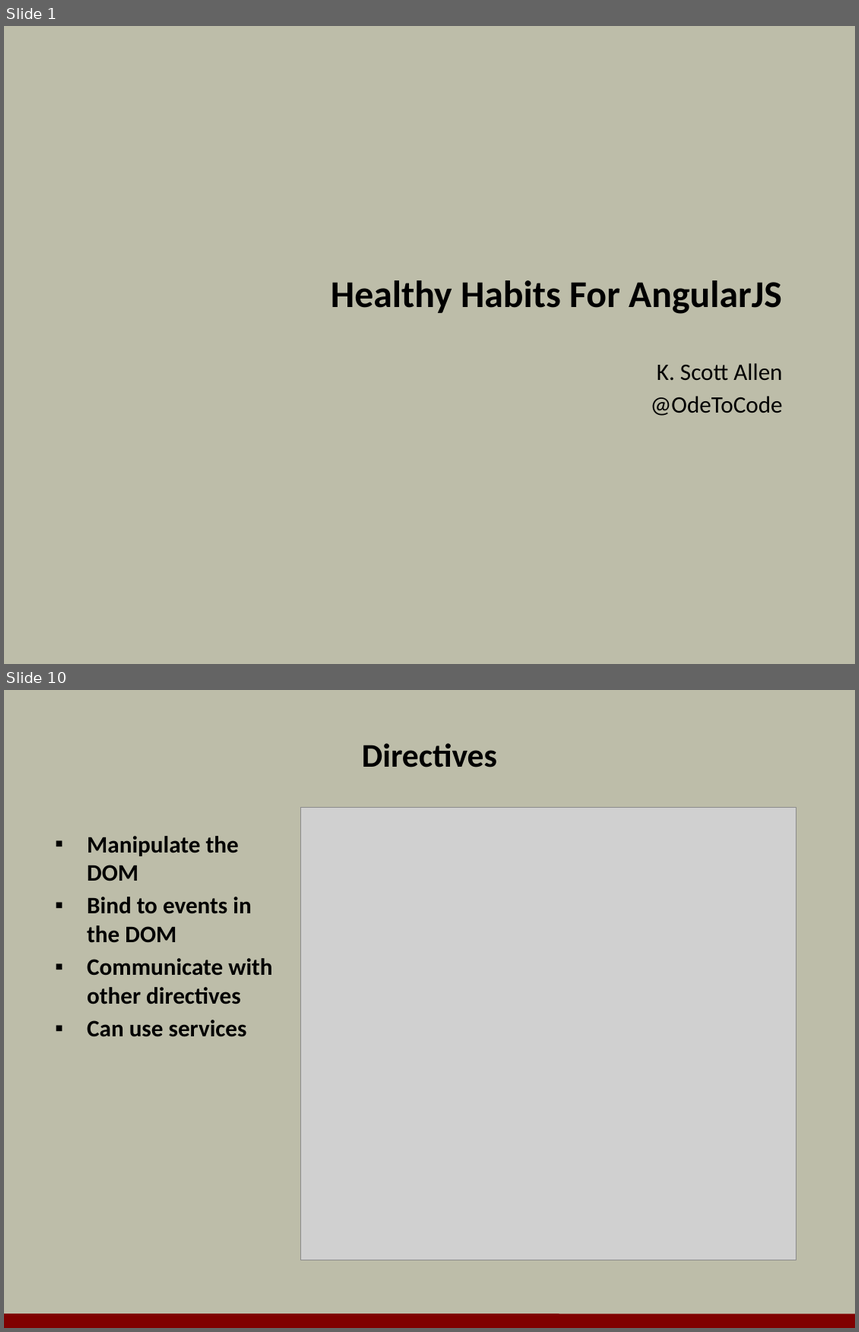
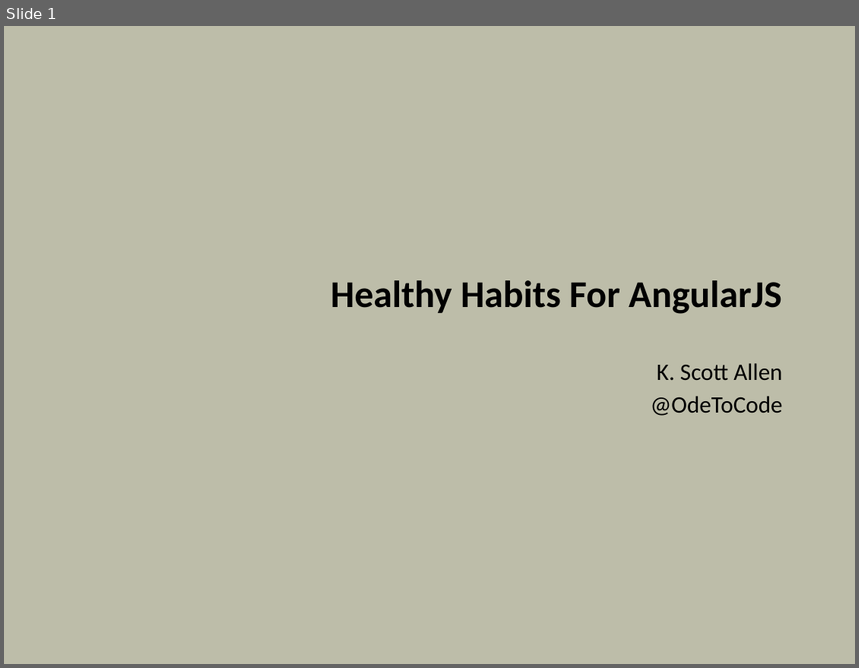
Before and after one commit to OdeToCode/classes, a slide deck: angularjs/slides/09_pratices.pptx. Shown one above the other, each under a label of ours: slides 1 and 10 before the commit, slide 1 after it; the slides between them are not shown. The pictures are 859x1332 and 859x668 pixels, drawn with LibreOffice and Linux fonts; fonts in the diff are those of the drawing; grey boxes stand for pictures; background and template pictures are left out. Boxes give left, top, right and bottom in pixels: in the first picture for what was removed or moved away, otherwise in the second. Text is boxed around its words. In the diff, an @@ line names an element or a change of style, - is before the commit and + after.

```diff
--- a/angularjs/slides/09_pratices.pptx
+++ b/angularjs/slides/09_pratices.pptx
@@ slide 10 removed at [4,690,855,1328], background #BDBDA9 @@
@@ title removed at [362,743,497,768] @@
-Directives
@@ picture removed at [301,808,797,1260] @@
@@ text removed at [87,836,272,1037] @@
-▪ Manipulate the DOM
-▪ Bind to events in the DOM
-▪ Communicate with other directives
-▪ Can use services
@@ line removed from (4, 1321) to (855, 1322) @@
```
Also in this commit, not shown: 3 slides changed, 48 slides added, 26 other slides removed.
